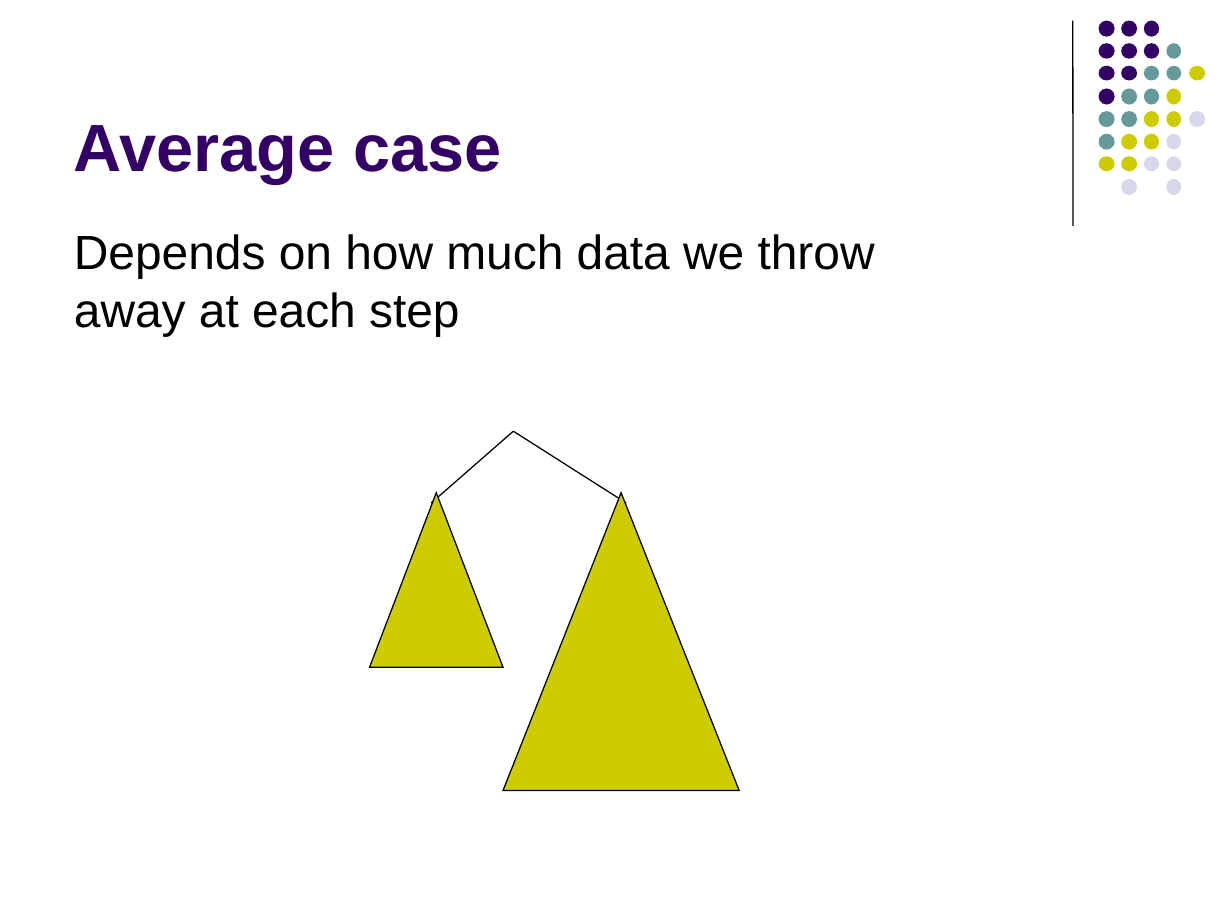
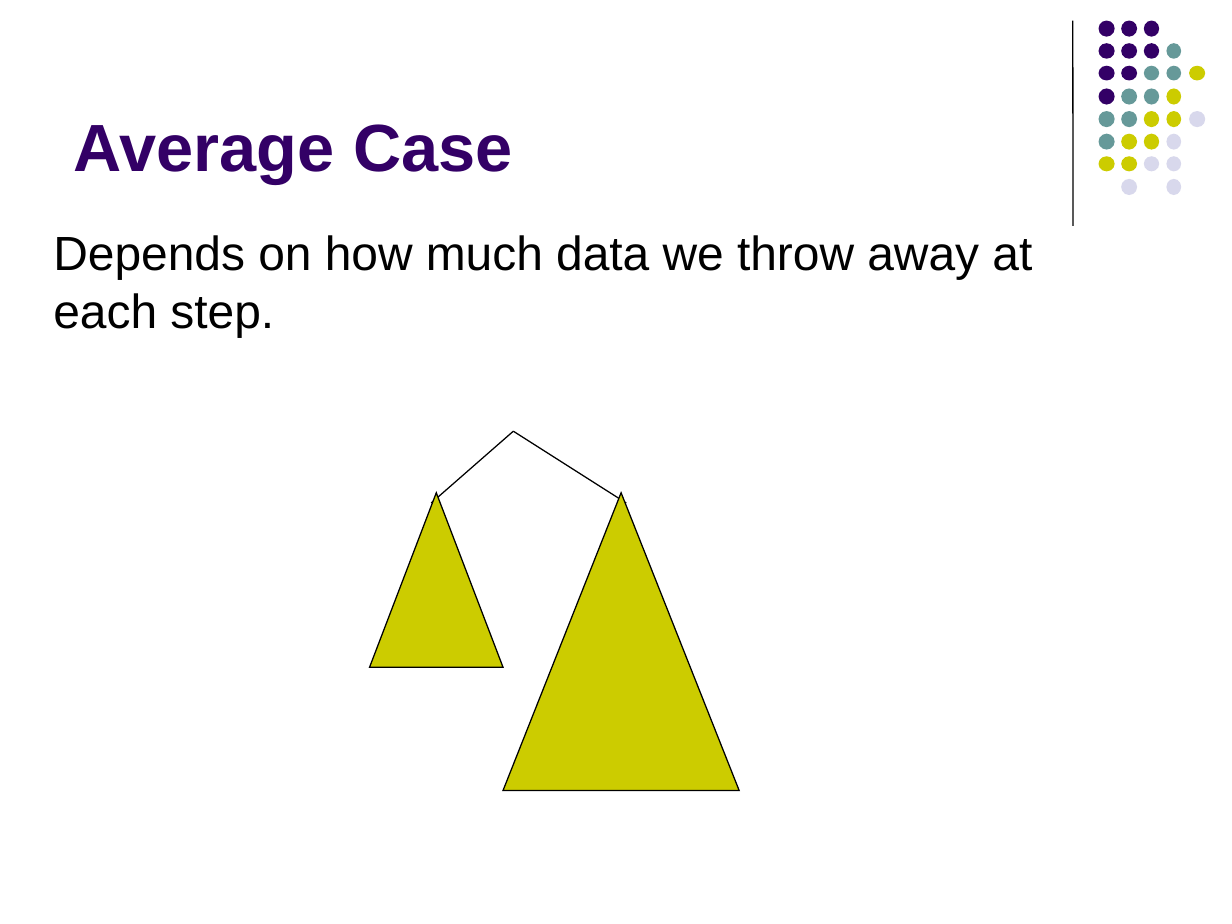
Before and after one commit to Collins-kariuk/Algorithms, a slide deck: slide 37 of Lectures/Lecture 06_Order Statistics.pptx. Drawn at 1232x924 pixels with LibreOffice and Linux fonts; fonts in the diff are those of the drawing. Boxes give left, top, right and bottom in pixels: in the first picture for what was removed or moved away, otherwise in the second. Text is boxed around its words. In the diff, an @@ line names an element or a change of style, - is before the commit and + after.

```diff
--- a/Lectures/Lecture 06_Order Statistics.pptx
+++ b/Lectures/Lecture 06_Order Statistics.pptx
@@ title at (74,124,513,183): text changed @@
-Average case
+Average Case
@@ text at (53,235,1032,337): text changed @@
-Depends on how much data we throw away at each step
+Depends on how much data we throw away at each step.
```
Also in this commit, not shown: 8 other slides changed.
